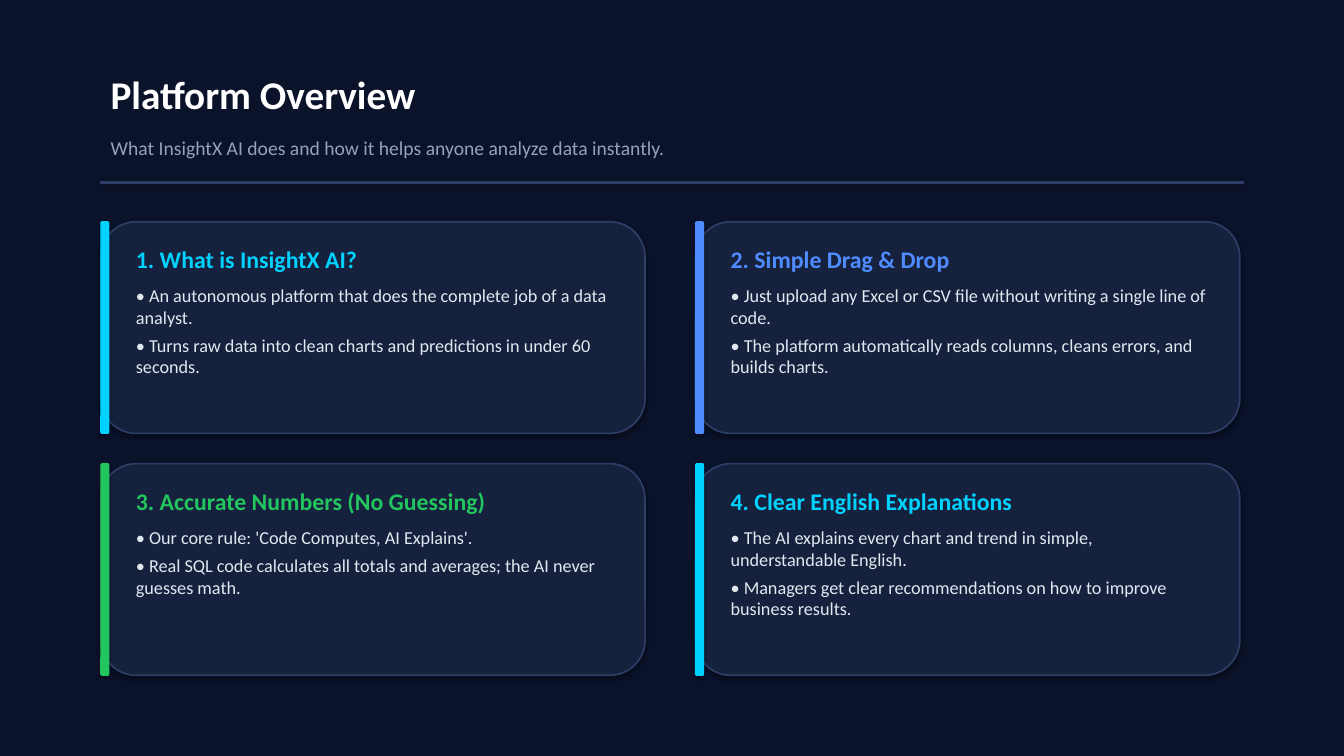
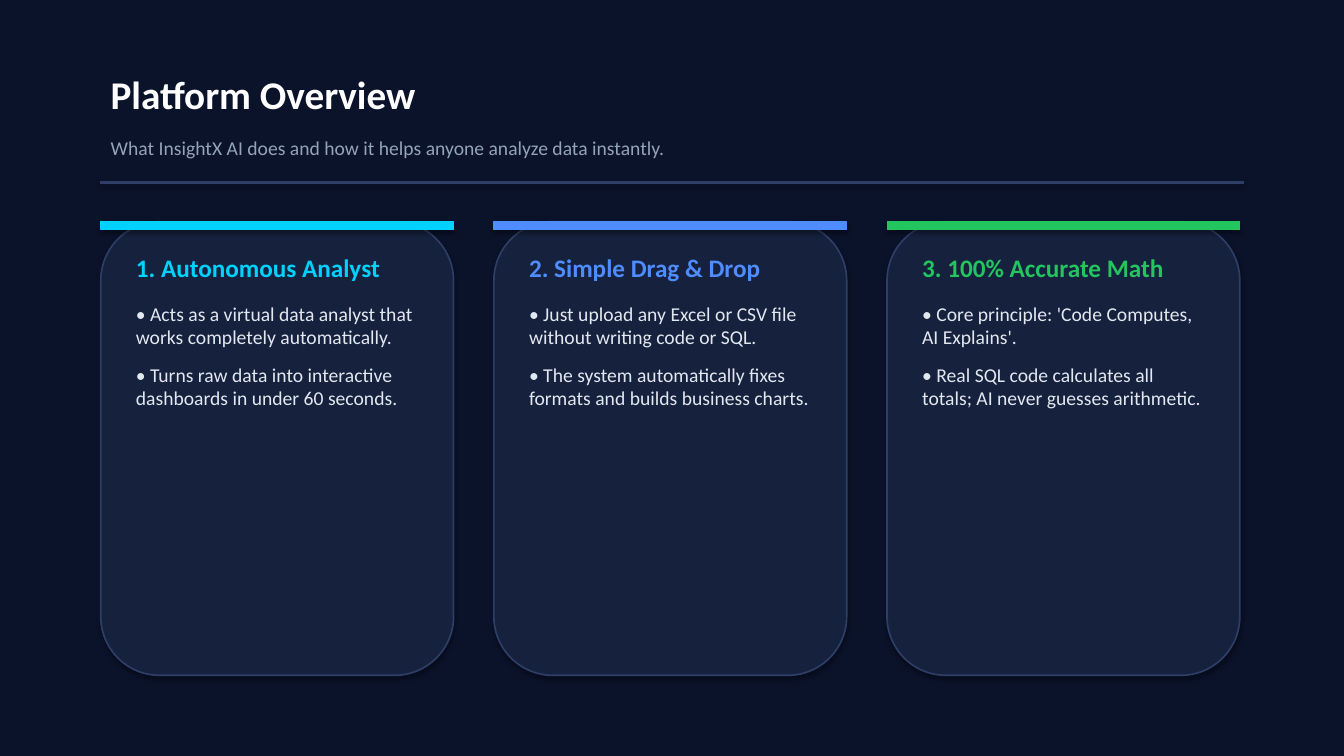
Before and after one commit to bommisettydattasaimanikanta/insightX-ai, a slide deck: slide 3 of InsightX_AI_Project_Presentation.pptx. Drawn at 1344x756 pixels with LibreOffice and Linux fonts; fonts in the diff are those of the drawing. Boxes give left, top, right and bottom in pixels: in the first picture for what was removed or moved away, otherwise in the second. Text is boxed around its words. In the diff, an @@ line names an element or a change of style, - is before the commit and + after.

```diff
--- a/InsightX_AI_Project_Presentation.pptx
+++ b/InsightX_AI_Project_Presentation.pptx
@@ rounded rectangle: place and size @@
-rounded rectangle at <box>101,222,645,434</box>
+rounded rectangle at <box>101,222,454,676</box>
@@ rounded rectangle removed at <box>101,222,109,434</box> @@
@@ rectangle added at <box>101,222,454,230</box>, fill #00D2FF, outline #00D2FF 0.75 pt @@
@@ rounded rectangle: place and size @@
-rounded rectangle at <box>696,222,1240,434</box>
+rounded rectangle at <box>494,222,847,676</box>
@@ rectangle added at <box>494,222,847,230</box>, fill #4F8CFF, outline #4F8CFF 0.75 pt @@
@@ rounded rectangle removed at <box>696,222,704,434</box> @@
@@ rounded rectangle: place and size @@
-rounded rectangle at <box>101,464,645,676</box>
+rounded rectangle at <box>887,222,1240,676</box>
@@ rectangle added at <box>887,222,1240,230</box>, fill #22C55E, outline #22C55E 0.75 pt @@
@@ text at <box>136,259,413,405</box>: text changed; size 13 to 14 pt @@
-1. What is InsightX AI?
-• An autonomous platform that does the complete job of a data analyst.
-• Turns raw data into clean charts and predictions in under 60 seconds.
+1. Autonomous Analyst
+• Acts as a virtual data analyst that works completely automatically.
+• Turns raw data into interactive dashboards in under 60 seconds.
@@ text "2. Simple Drag & Drop": place and size @@
-text "2. Simple Drag & Drop" at <box>731,251,1205,373</box>
+text "2. Simple Drag & Drop" at <box>529,259,808,405</box>
@@ text at <box>529,259,761,282</box>: size 17 to 18 pt in "2. Simple Drag & Drop"; more space between paragraphs @@
@@ text at <box>922,259,1200,409</box>: text changed; size 13 to 14 pt @@
-3. Accurate Numbers (No Guessing)
-• Our core rule: 'Code Computes, AI Explains'.
-• Real SQL code calculates all totals and averages; the AI never guesses math.
+3. 100% Accurate Math
+• Core principle: 'Code Computes, AI Explains'.
+• Real SQL code calculates all totals; AI never guesses arithmetic.
@@ text at <box>529,307,808,405</box>: text changed; size 13 to 14 pt @@
-• Just upload any Excel or CSV file without writing a single line of code.
-• The platform automatically reads columns, cleans errors, and builds charts.
+• Just upload any Excel or CSV file without writing code or SQL.
+• The system automatically fixes formats and builds business charts.
@@ rounded rectangle removed at <box>101,464,109,676</box> @@
@@ rounded rectangle removed at <box>696,464,1240,676</box> @@
@@ rounded rectangle removed at <box>696,464,704,676</box> @@
@@ text removed at <box>731,493,1167,615</box> @@
-4. Clear English Explanations
-• The AI explains every chart and trend in simple, understandable English.
-• Managers get clear recommendations on how to improve business results.
```
Also in this commit, not shown: 9 other slides changed, 2 other files.
